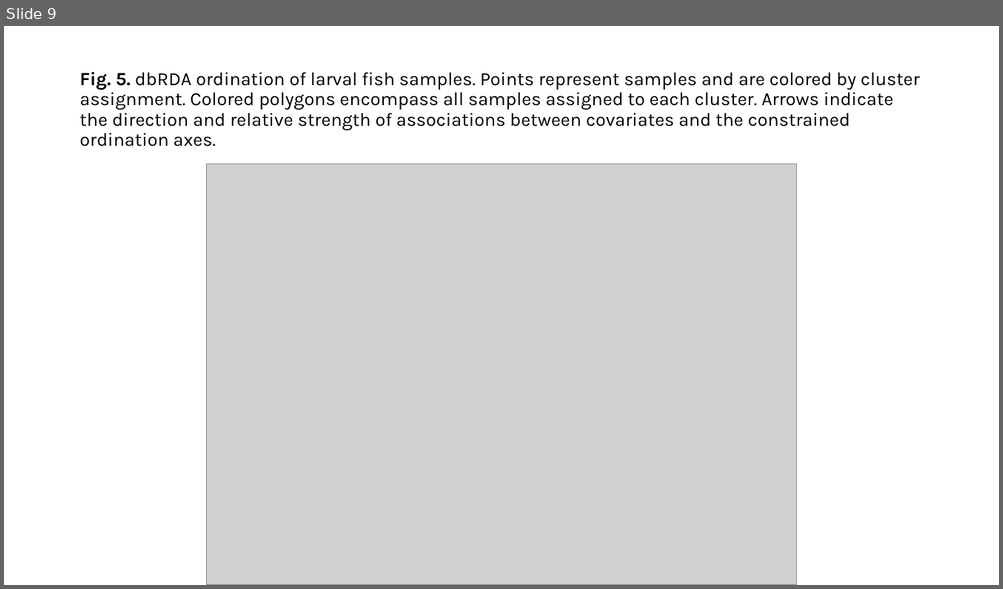
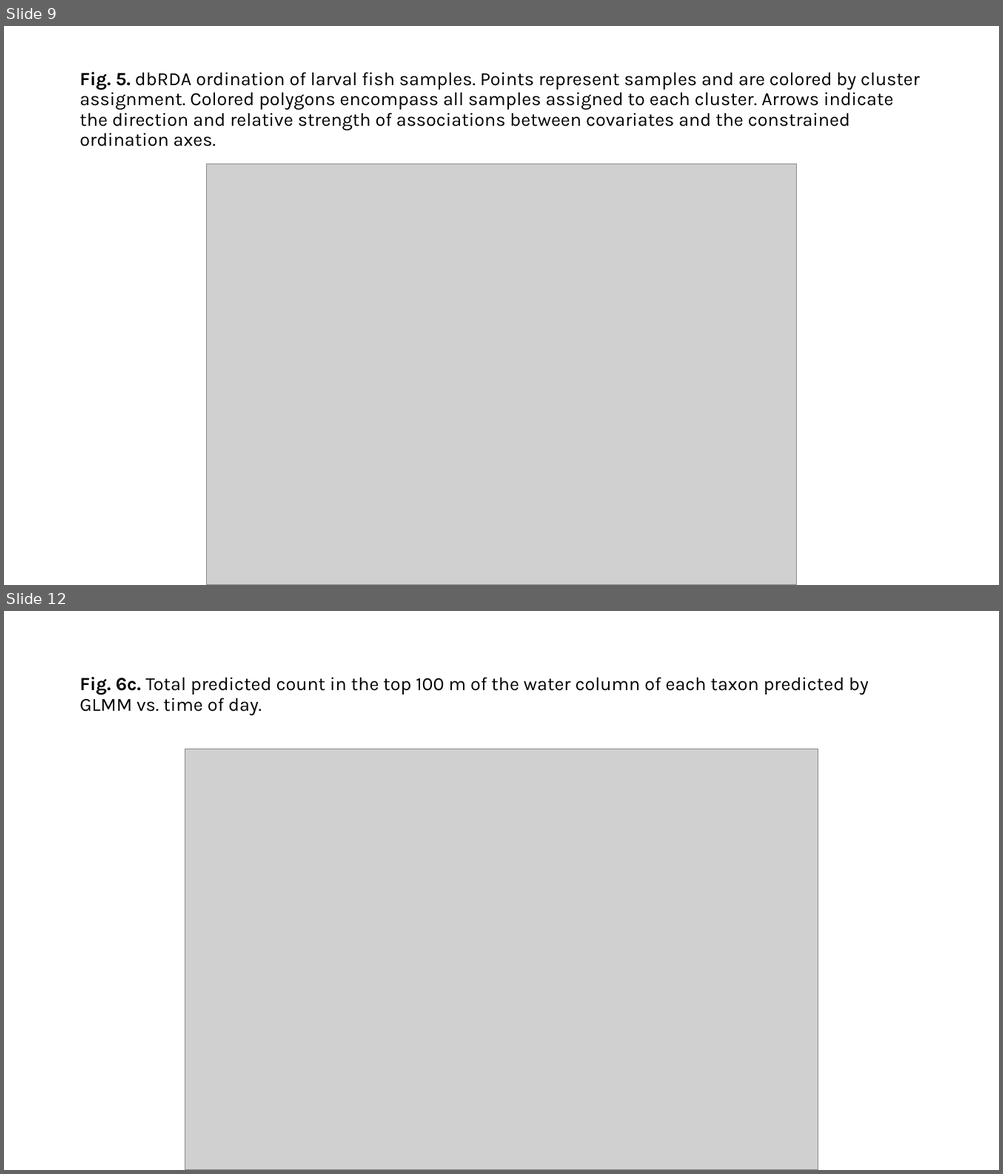
Before and after one commit to LukeABobay/larval-fish-community-analysis, a slide deck: Figures and tables final data set.pptx. Shown one above the other, each under a label of ours: slide 9 before the commit, slides 9 and 12 after it; the slides between them are not shown. The pictures are 1003x589 and 1003x1174 pixels, drawn with LibreOffice and Linux fonts; fonts in the diff are those of the drawing; grey boxes stand for pictures. Boxes give left, top, right and bottom in pixels: in the first picture for what was removed or moved away, otherwise in the second. Text is boxed around its words. In the diff, an @@ line names an element or a change of style, - is before the commit and + after.

```diff
--- a/Figures and tables final data set.pptx
+++ b/Figures and tables final data set.pptx
@@ slide 12 added at box(4, 611, 999, 1170), background #FFFFFF @@
@@ title added at box(79, 677, 868, 715), 18 pt, text #000000 @@
+Fig. 6c. Total predicted count in the top 100 m of the water column of each taxon predicted by GLMM vs. time of day.
@@ picture added at box(185, 749, 818, 1170) @@
```
Also in this commit, not shown: 3 slides changed, 1 other slide added, 1 slide removed, 10 other files.
